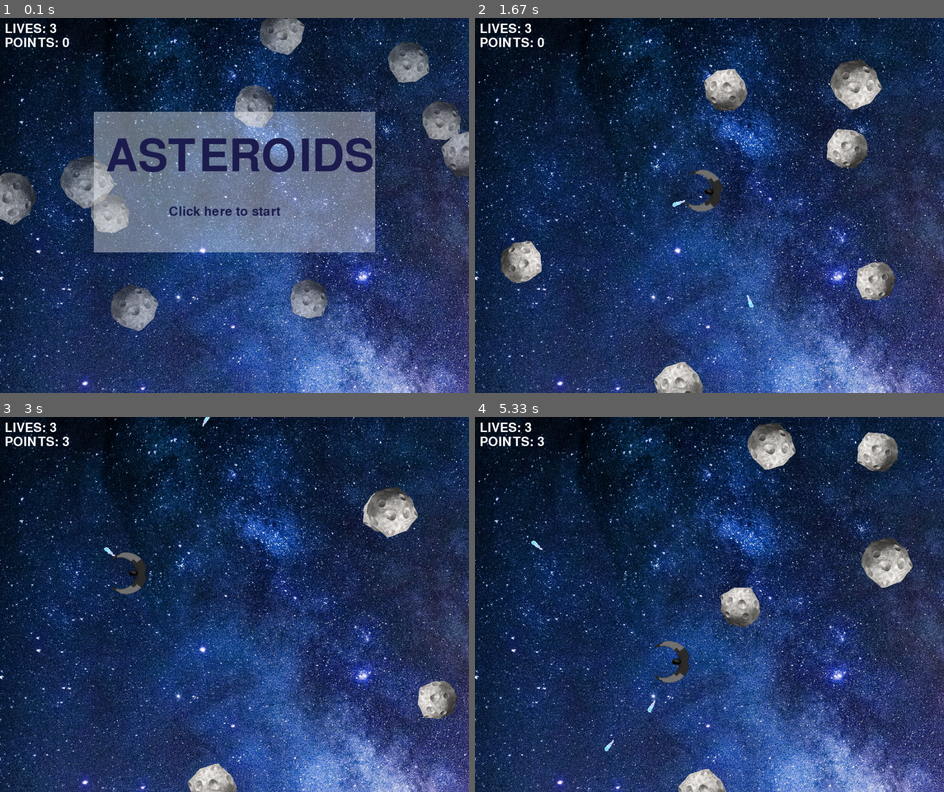
Above: before the commit, frames 1-4 (two rows, left to right).
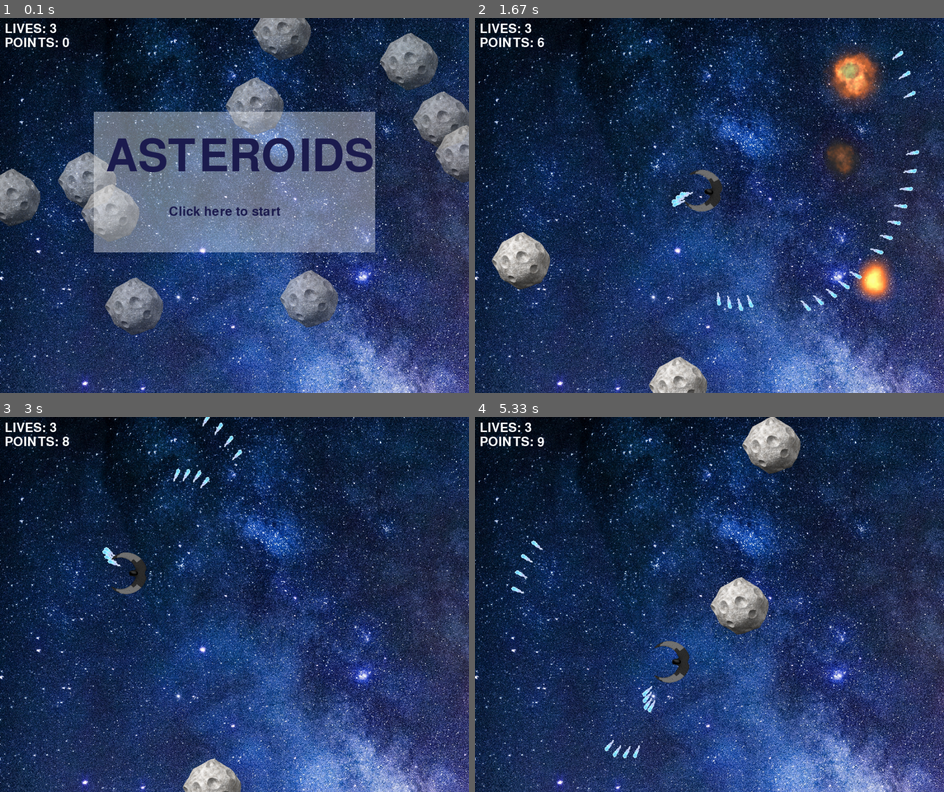
Above: after the commit, the same moments.

Repository: DainaVil/pygame-asteroids
Game: pygame game, started from main.py
The game is run twice, just before and just after one commit, with the same random seed, the same clock (stepped at 60 frames per second) and the same inputs.
Inputs (mouse positions are in pixels of both pictures, inside the frame that each line leads up to):
- Up to frame 1 (0.1 s): no input
- Up to frame 2 (1.67 s): click (709, 205) at 0.38 s; hold Space 0.67-1.13 s; hold Right 0.67-1.13 s; move the mouse to (709, 231) at 0.7 s; hold Right 1.17-1.63 s; tap Space at 1.23, 1.53 s
- Up to frame 3 (3 s): hold Up 1.67-1.97 s; tap Space at 1.73, 2.07, 2.37, 2.57, 2.87 s; hold Right 2-2.47 s; hold Left from 2.5 s (still down)
- Up to frame 4 (5.33 s): release Left at 3.03 s; hold Left 3.07-3.47 s; tap Space at 3.13, 3.43, 3.57, 3.97, 4.27, 4.63, 4.93, 5.13 s; hold Up 3.5-3.87 s; hold Right 3.9-4.53 s; hold Left 4.57-5.03 s; hold Right from 5.07 s (still down)

The runs differ from the first frame. In frame 1, 8.7% of the frame differs, in the area x 0-100%, y 0-85%; in frame 2, 6.1%; in frame 3, 2.5%; in frame 4, 4.7%.

Commit message:
minor fixes

Diff:
--- a/asteroid.py
+++ b/asteroid.py
@@ -19,7 +19,7 @@
         self.image = pg.image.load('graphic/asteroid.png').convert_alpha()
         self.dir = pg.Vector2(uniform(-1, 1), uniform(-1, 1))
         angle = self.dir.angle_to(UP)
-        self.image = pg.transform.rotate(self.image, angle)
+        # self.image = pg.transform.rotate(self.image, angle)
         self.image = pg.transform.scale(self.image, (ASTEROID_SIZE, ASTEROID_SIZE))
 
         self.rect = self.image.get_rect(center=self.coords)
@@ -49,4 +49,4 @@
     # проверка на столкновение с другим объектом
     def collides_with(self, other_obj):
         distance = self.coords.distance_to(other_obj.coords)
-        return distance < self.radius + other_obj.radius - 30
+        return distance < self.radius + other_obj.radius - 20
--- a/main.py
+++ b/main.py
@@ -18,7 +18,7 @@
         self.lives = LIVES
         self.points = 0
 
-        self.bg = pg.image.load('graphic/space.jpeg').convert()
+        self.bg = pg.image.load('graphic/space.jpeg').convert_alpha()
         self.bg = pg.transform.scale(self.bg, (WIDTH, HEIGHT))
         self.screen.blit(self.bg, (0,0))
         self.clock = pg.time.Clock()
@@ -75,8 +75,8 @@
                     self.spaceship.stopped=True
 
                 # пускать лазерные лучи :)
-                # if keys[K_SPACE]:
-                #     self.rockets.add(self.spaceship.shoot())
+                if keys[K_SPACE]:
+                    self.rockets.add(self.spaceship.shoot())
 
                 self.spaceship.move(stop=True)
 
--- a/utils.py
+++ b/utils.py
@@ -17,5 +17,5 @@
     img = pg.Surface(MENU_SIZE)
     img.fill(color)
     img.set_alpha(100)
-    rect = img.get_rect(center=(WIDTH/2, HEIGHT/2))
+    # rect = img.get_rect(center=(WIDTH/2, HEIGHT/2))
     screen.blit(img, MENU_COODRS)
Not shown, changed: requirements.txt
Not shown, added: .gitignore
